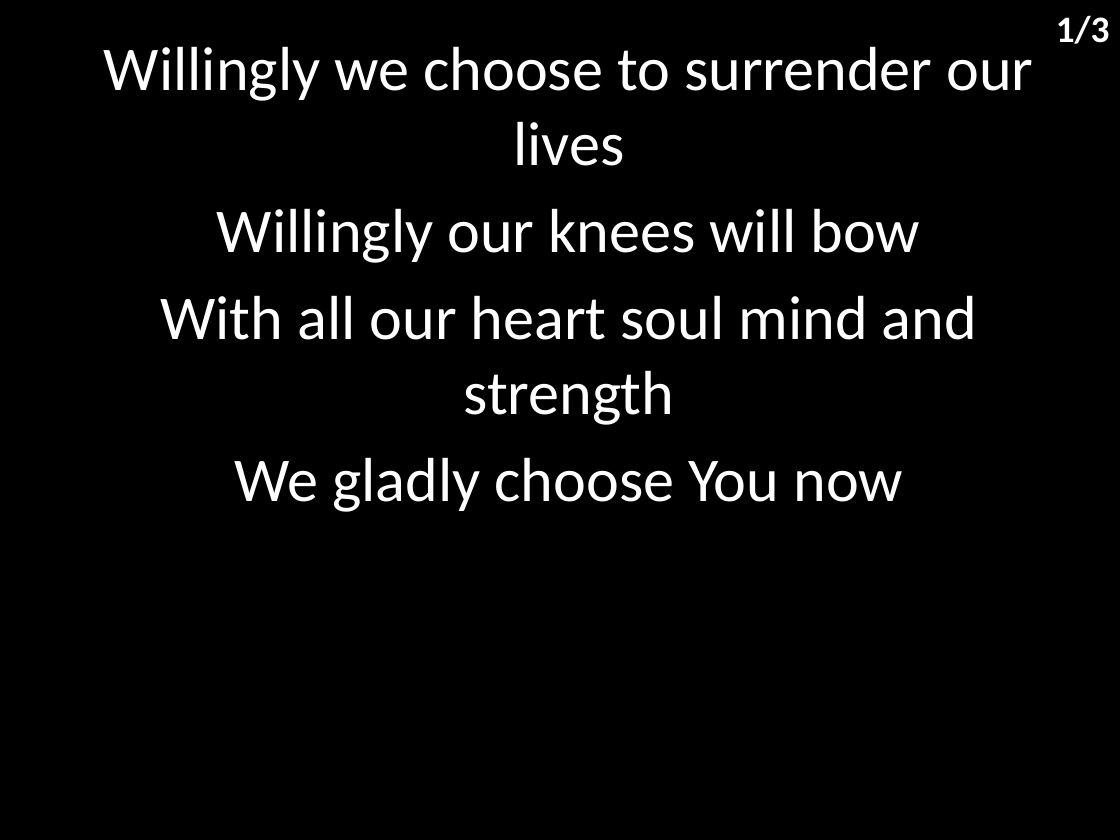
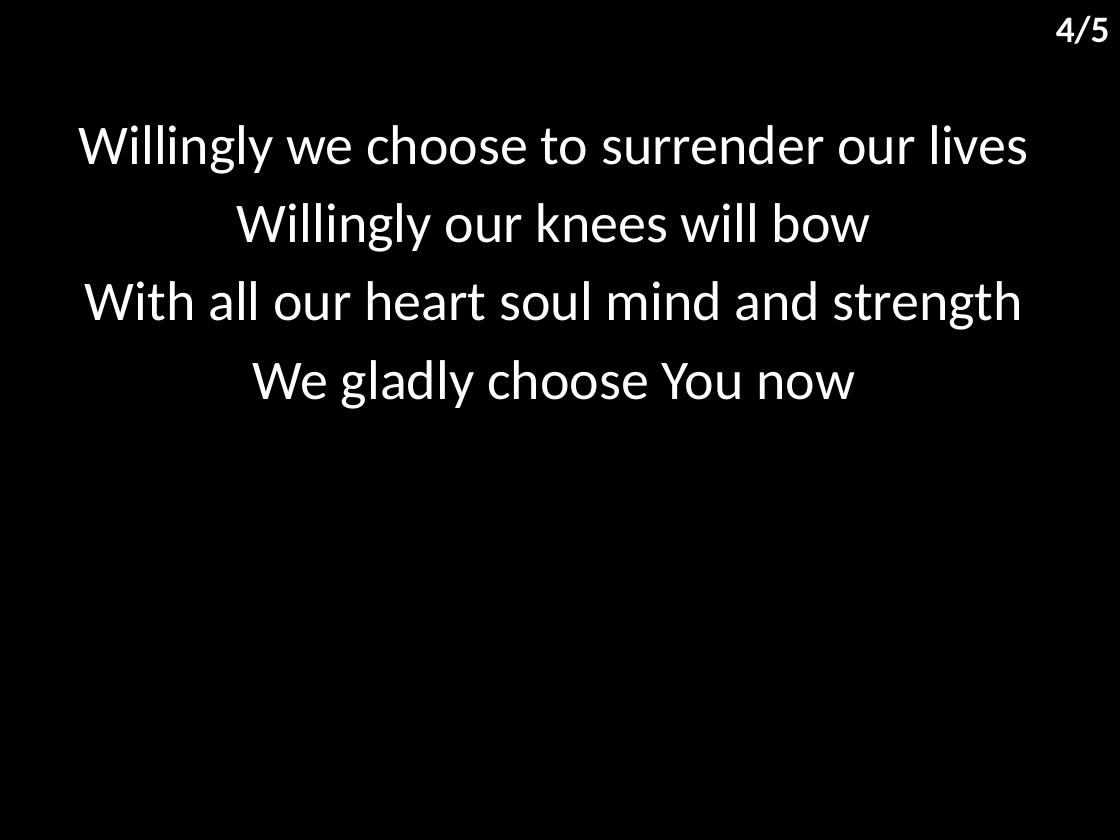
Before and after one commit to hoo-are-ya/worship, a slide deck: slide 5 of docs/songs/come now is the time.pptx (slide 4 before the commit). Drawn at 1120x840 pixels with LibreOffice and Linux fonts; fonts in the diff are those of the drawing. Boxes give left, top, right and bottom in pixels: in the first picture for what was removed or moved away, otherwise in the second. Text is boxed around its words. In the diff, an @@ line names an element or a change of style, - is before the commit and + after.

```diff
--- a/docs/songs/come now is the time.pptx
+++ b/docs/songs/come now is the time.pptx
@@ text at (x1=1056, y1=15, x2=1110, y2=44): text changed @@
-1/3
+4/5
@@ subtitle "Willingly we choose to surrender ..." moved from (x1=104, y1=46, x2=1033, y2=512) to (x1=79, y1=125, x2=1028, y2=409) @@
@@ subtitle "Willingly we choose to surrender ..." at (x1=79, y1=125, x2=1028, y2=409): size 40 to 36 pt @@
```
Also in this commit, not shown: 2 other slides changed, 2 slides added, 6 other files.
